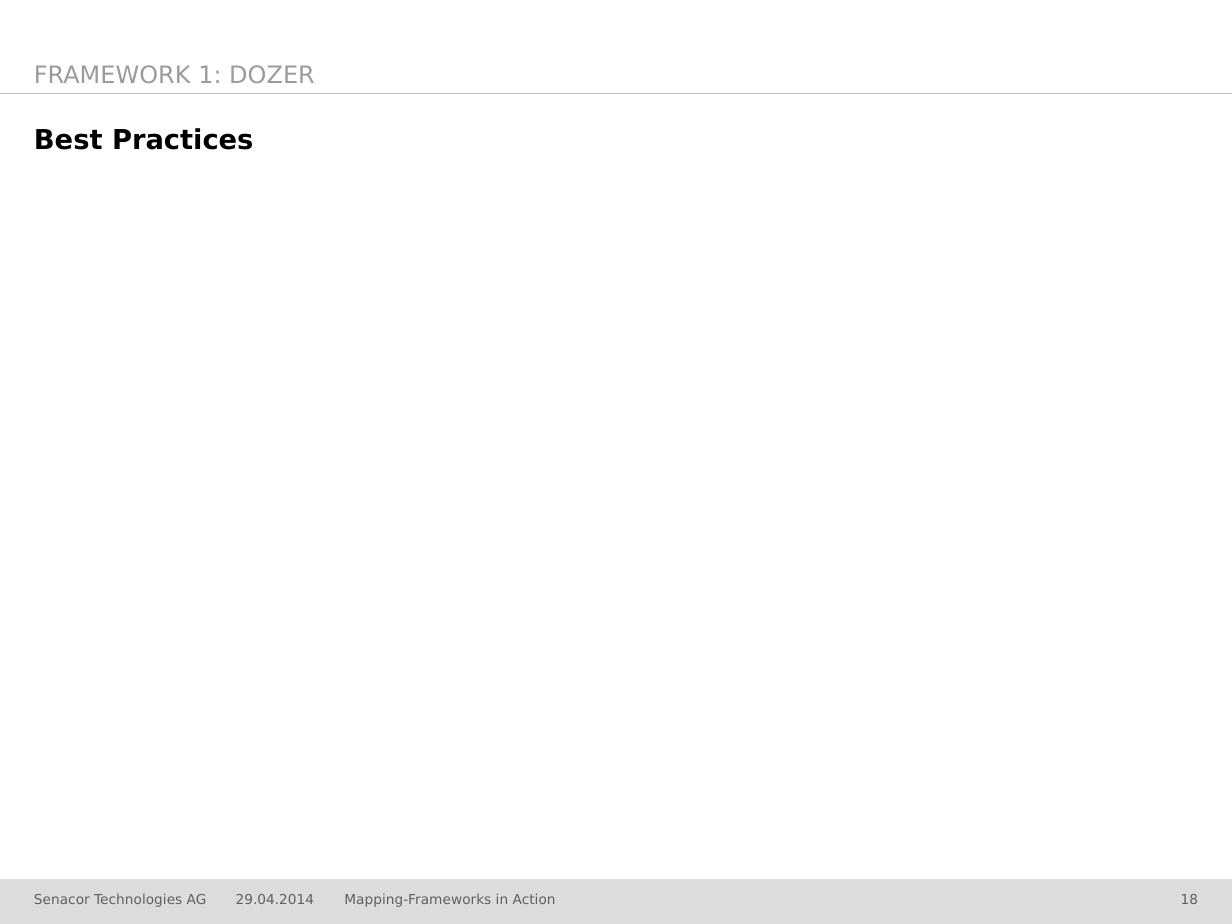
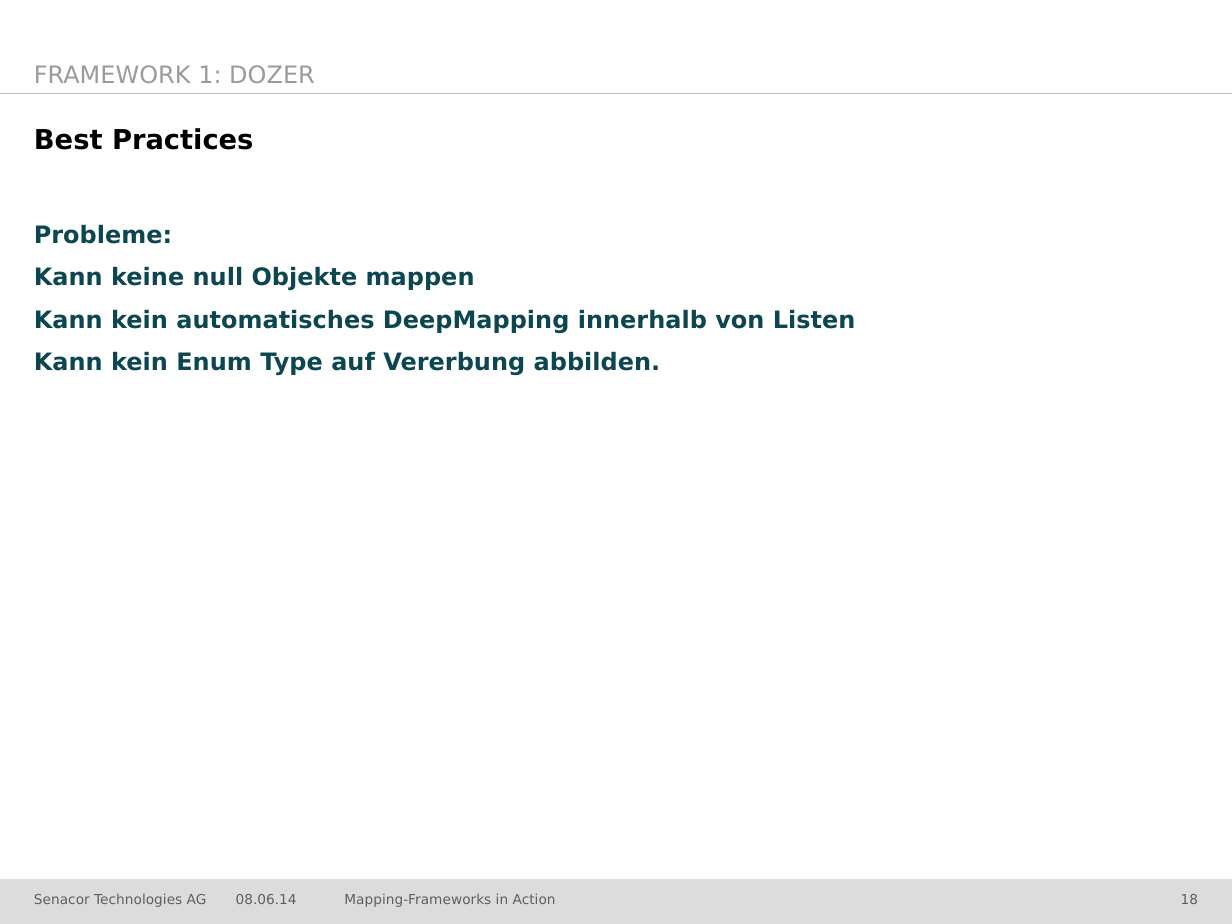
Before and after one commit to jschwalb/Mappings, a slide deck: slide 18 of presentation.pptx. Drawn at 1232x924 pixels with LibreOffice and Linux fonts; fonts in the diff are those of the drawing; background and template pictures are left out. Boxes give left, top, right and bottom in pixels: in the first picture for what was removed or moved away, otherwise in the second. Text is boxed around its words. In the diff, an @@ line names an element or a change of style, - is before the commit and + after.

Commit message:
Probleme von Dozier in PPT eingetragen

```diff
--- a/presentation.pptx
+++ b/presentation.pptx
@@ text added at bbox=[34, 224, 856, 376], 14 pt, text #0C4650, bold @@
+Probleme:
+Kann keine null Objekte mappen
+Kann kein automatisches DeepMapping innerhalb von Listen
+Kann kein Enum Type auf Vererbung abbilden.
@@ text at bbox=[236, 894, 297, 904]: text changed @@
-29.04.2014
+08.06.14
```
Also in this commit, not shown: 30 other slides changed.
